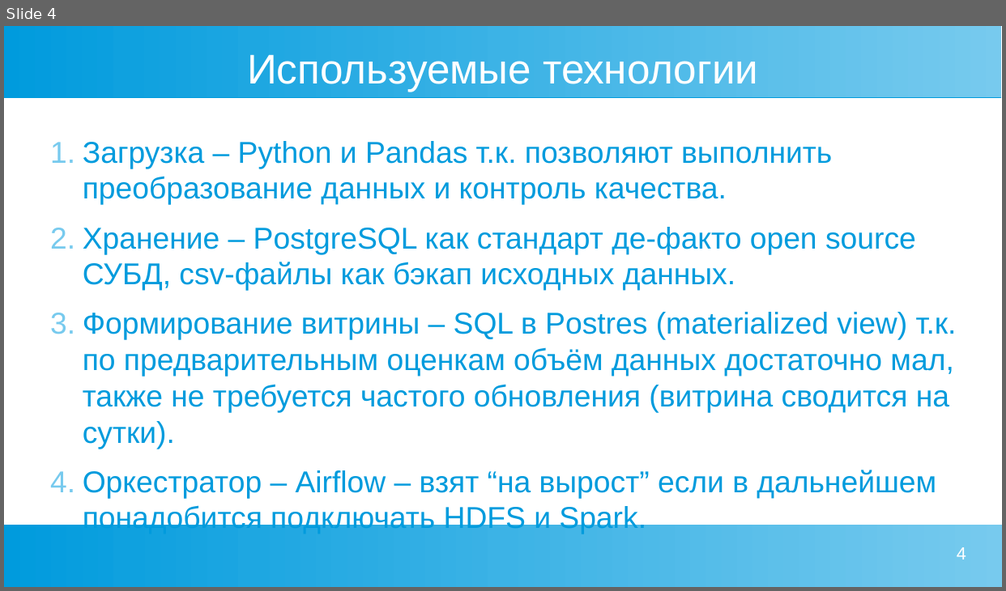
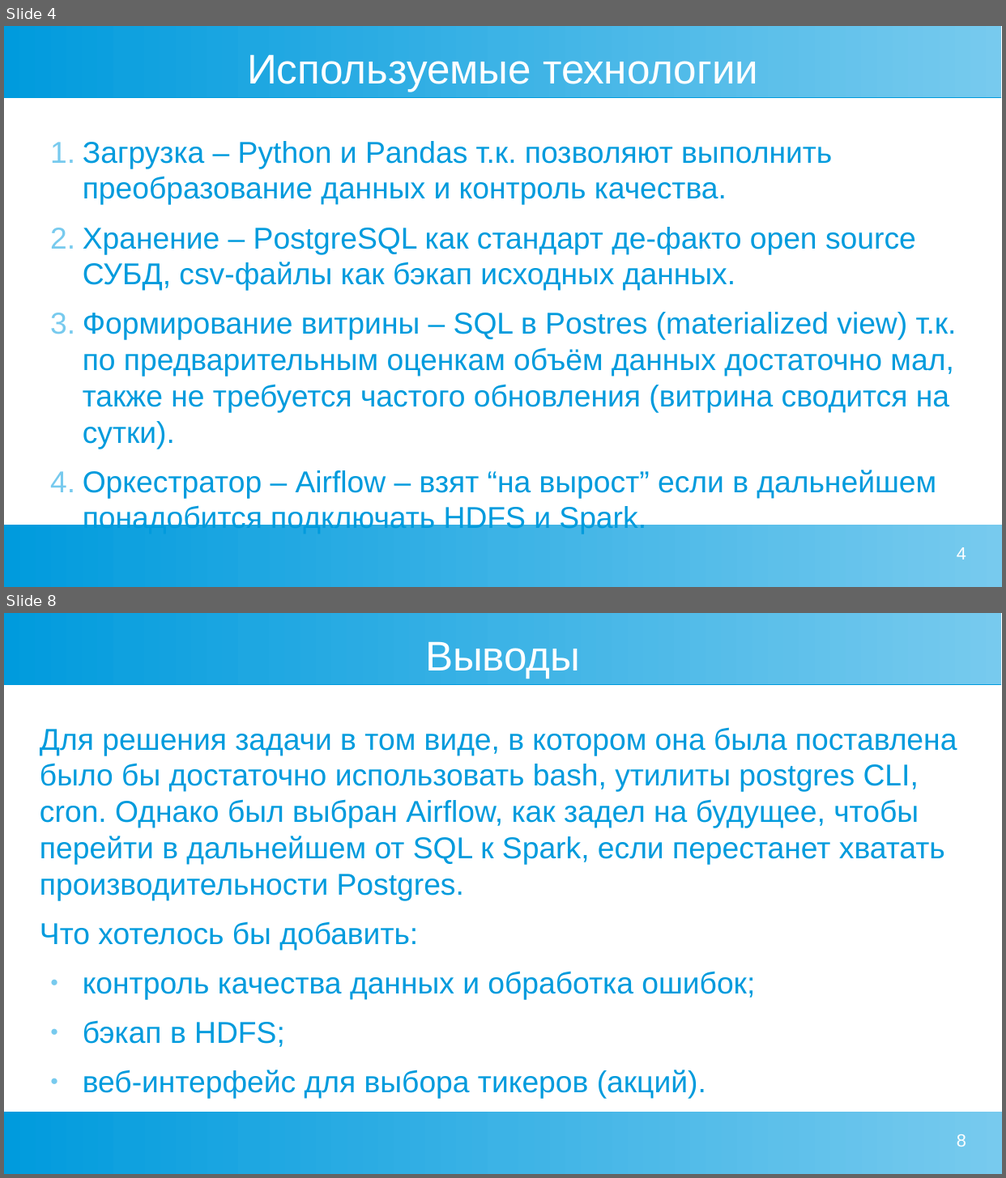
Before and after one commit to EVMik205/DE_project_2, a slide deck: slides.odp. Shown one above the other, each under a label of ours: slide 4 before the commit, slides 4 and 8 after it; the slides between them are not shown. The pictures are 1006x591 and 1006x1178 pixels, drawn with LibreOffice and Linux fonts; fonts in the diff are those of the drawing. Boxes give left, top, right and bottom in pixels: in the first picture for what was removed or moved away, otherwise in the second. Text is boxed around its words. In the diff, an @@ line names an element or a change of style, - is before the commit and + after.

Commit message:
Update slides, added pdf version

```diff
--- a/slides.odp
+++ b/slides.odp
@@ slide 8 added at <box>4,613,1002,1174</box>, background #FFFFFF; not listed: 2 template elements that a slide beside it also shows @@
@@ title added at <box>425,642,580,679</box>, 33 pt, text #FFFFFF @@
+Выводы
@@ text added at <box>40,727,957,1047</box>, 24 pt, text #009BDD @@
+Для решения задачи в том виде, в котором она была поставлена было бы достаточно использовать bash, утилиты postgres CLI, cron. Однако был выбран Airflow, как задел на будущее, чтобы перейти в дальнейшем от SQL к Spark, если перестанет хватать производительности Postgres.
+Что хотелось бы добавить:
+● контроль качества данных и обработка ошибок;
+● бэкап в HDFS;
+● веб-интерфейс для выбора тикеров (акций).
@@ page number added at <box>957,1135,966,1147</box>, 14 pt, text #FFFFFF @@
+8
```
Also in this commit, not shown: 2 slides changed, 1 other slide added, 2 slides removed, 1 other file.
